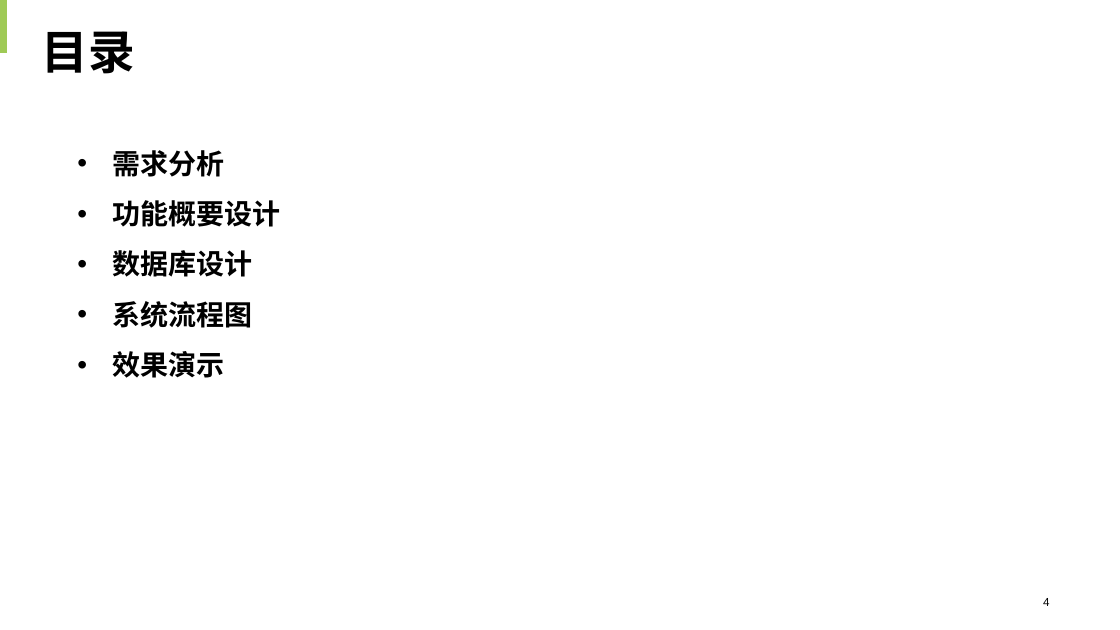
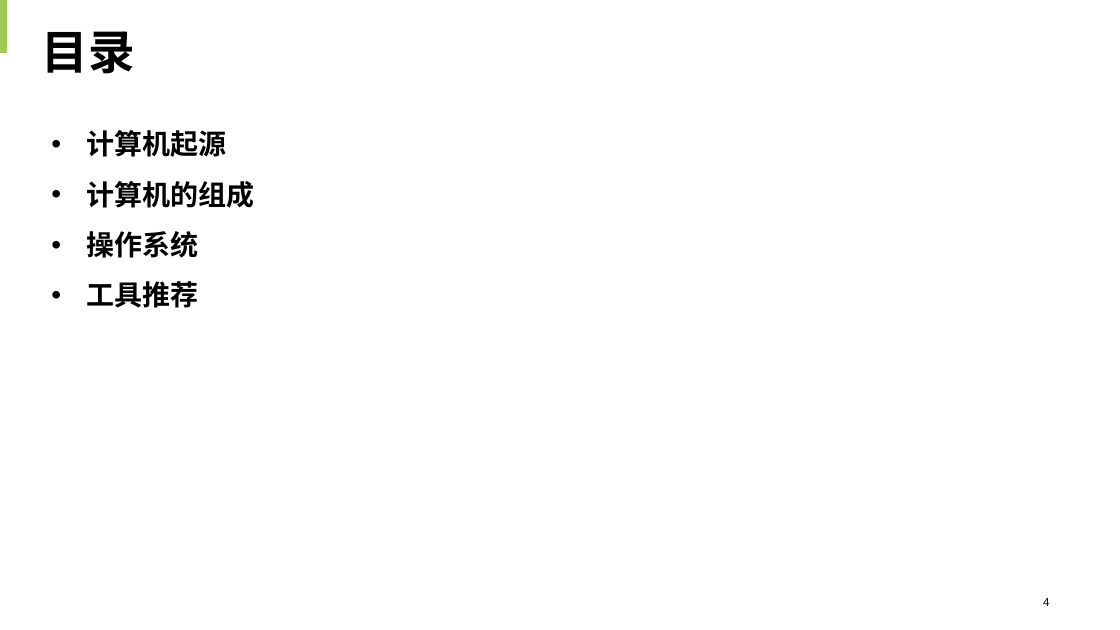
Before and after one commit to IU223/weekly-ppt, a slide deck: slide 2 of 20261030-Yongfeng-周会展示.pptx. Drawn at 1120x630 pixels with LibreOffice and Linux fonts; fonts in the diff are those of the drawing; background and template pictures are left out. Boxes give left, top, right and bottom in pixels: in the first picture for what was removed or moved away, otherwise in the second. Text is boxed around its words. In the diff, an @@ line names an element or a change of style, - is before the commit and + after.

```diff
--- a/20261030-Yongfeng-周会展示.pptx
+++ b/20261030-Yongfeng-周会展示.pptx
@@ text at bbox=[86, 130, 254, 308]: text changed @@
-• 需求分析
-• 功能概要设计
-• 数据库设计
-• 系统流程图
-• 效果演示
+• 计算机起源
+• 计算机的组成
+• 操作系统
+• 工具推荐
```
Also in this commit, not shown: 1 other slide changed, 12 slides added, 6 slides removed, 14 other files.
